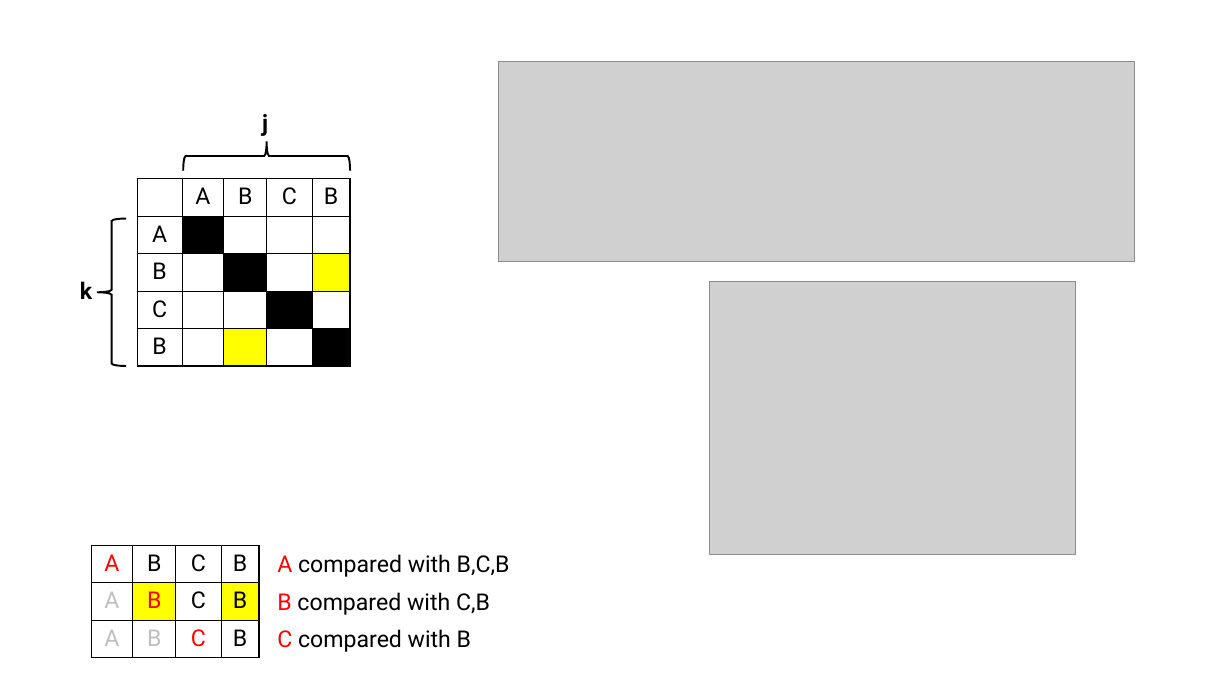
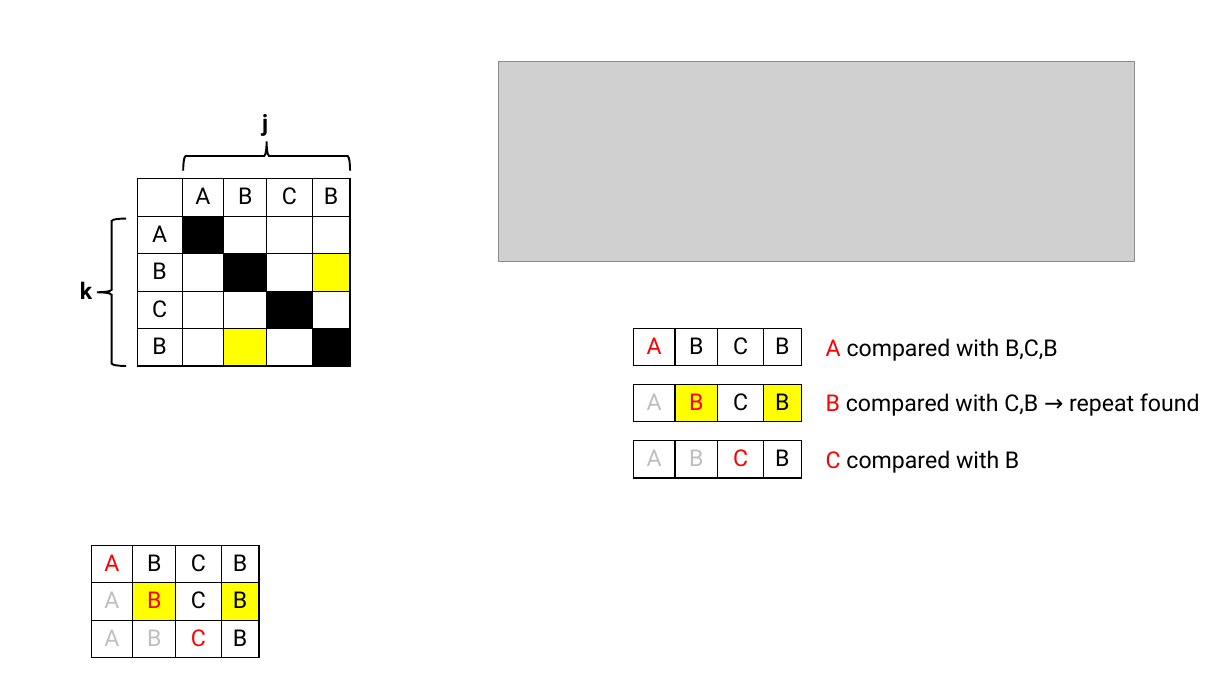
Before and after one commit to engmaths/SEMT10002_2026, a slide deck: slide 2 of media/week_9/diagrams_week_9.pptx. Drawn at 1232x693 pixels with LibreOffice and Linux fonts; fonts in the diff are those of the drawing; grey boxes stand for pictures. Boxes give left, top, right and bottom in pixels: in the first picture for what was removed or moved away, otherwise in the second. Text is boxed around its words. In the diff, an @@ line names an element or a change of style, - is before the commit and + after.

```diff
--- a/media/week_9/diagrams_week_9.pptx
+++ b/media/week_9/diagrams_week_9.pptx
@@ picture removed at (710,281,1076,555) @@
@@ table added at (633,328,800,366), 1 rows, 4 columns @@
+A | B | C | B
@@ text "A compared with B,C,B": place and size @@
-text "A compared with B,C,B" at (277,554,510,577)
+text "A compared with B,C,B" at (826,338,1058,361)
@@ table added at (633,384,800,422), 1 rows, 4 columns @@
+A | B | C | B
@@ text at (826,393,1200,416): text changed @@
-B compared with C,B
+B compared with C,B → repeat found
@@ table added at (633,441,800,479), 1 rows, 4 columns @@
+A | B | C | B
@@ text "C compared with B": place and size @@
-text "C compared with B" at (277,629,471,652)
+text "C compared with B" at (826,450,1019,473)
```
Also in this commit, not shown: 1 other slide changed, 1 other file.
